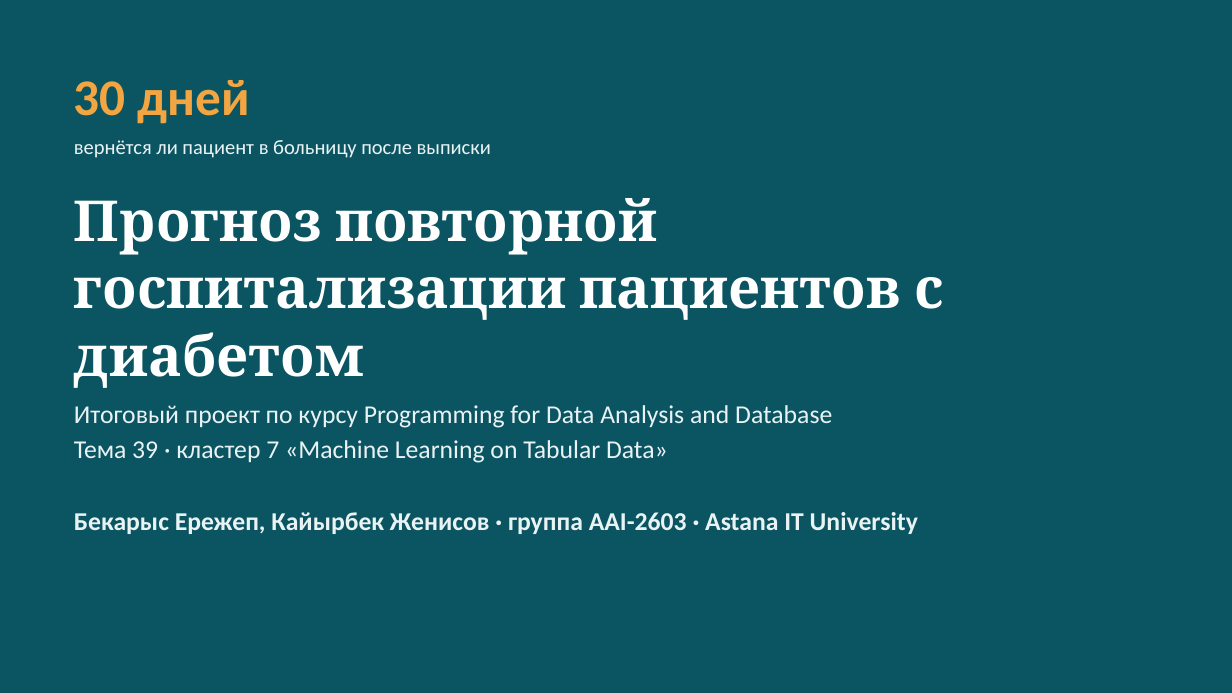
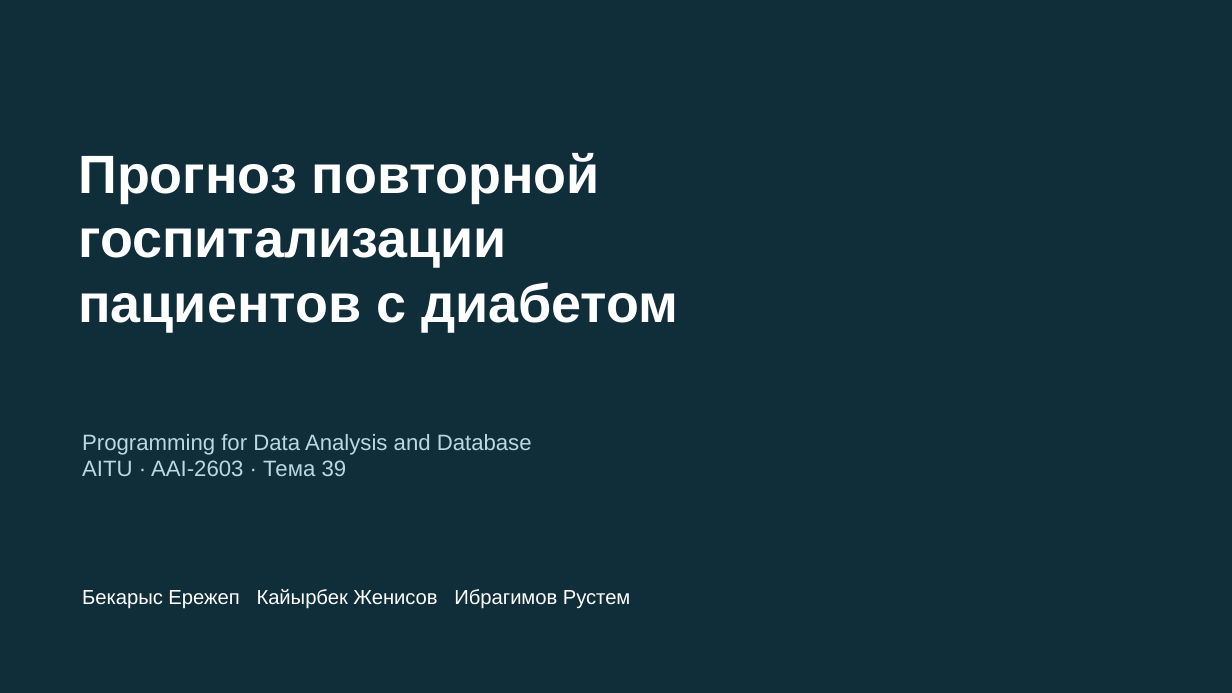
Before and after one commit to Kaiyrbek-data/-, a slide deck: slide 1 of docs/presentation.pptx. Drawn at 1232x693 pixels with LibreOffice and Linux fonts; fonts in the diff are those of the drawing. Boxes give left, top, right and bottom in pixels: in the first picture for what was removed or moved away, otherwise in the second. Text is boxed around its words. In the diff, an @@ line names an element or a change of style, - is before the commit and + after.

```diff
--- a/docs/presentation.pptx
+++ b/docs/presentation.pptx
@@ background #0B5563 to #102D3A @@
@@ text removed at box(74, 80, 249, 124) @@
-30 дней
@@ text removed at box(74, 140, 491, 158) @@
-вернётся ли пациент в больницу после выписки
@@ text at box(78, 153, 678, 332): text changed; size 44 to 42 pt; font Cambria to Arial @@
-Прогноз повторной госпитализации пациентов с диабетом
+Прогноз повторной
+госпитализации
+пациентов с диабетом
@@ text at box(82, 434, 532, 476): text changed; size 20 to 17.2 pt; font Calibri to Arial; text colour #EAF3F4 to #BBD7DF @@
-Итоговый проект по курсу Programming for Data Analysis and Database
-Тема 39 · кластер 7 «Machine Learning on Tabular Data»
-Бекарыс Ережеп, Кайырбек Женисов · группа AAI-2603 · Astana IT University
+Programming for Data Analysis and Database
+AITU · AAI-2603 · Тема 39
@@ text added at box(82, 589, 631, 609), 15.8 pt, text #FFFFFF @@
+Бекарыс Ережеп Кайырбек Женисов Ибрагимов Рустем
```
Also in this commit, not shown: 2 other slides changed, 23 slides added, 11 slides removed, 5 other files.
